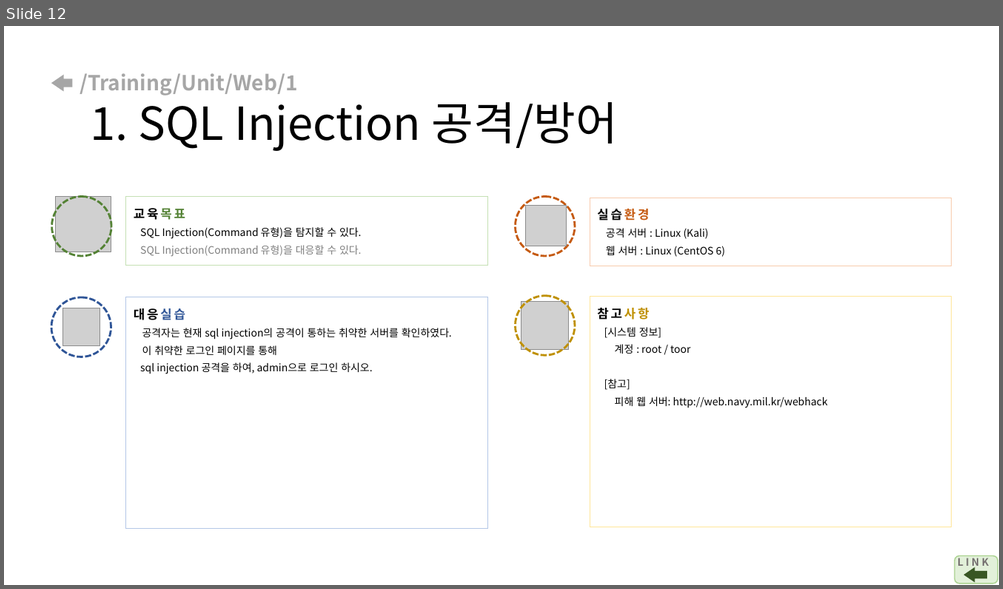
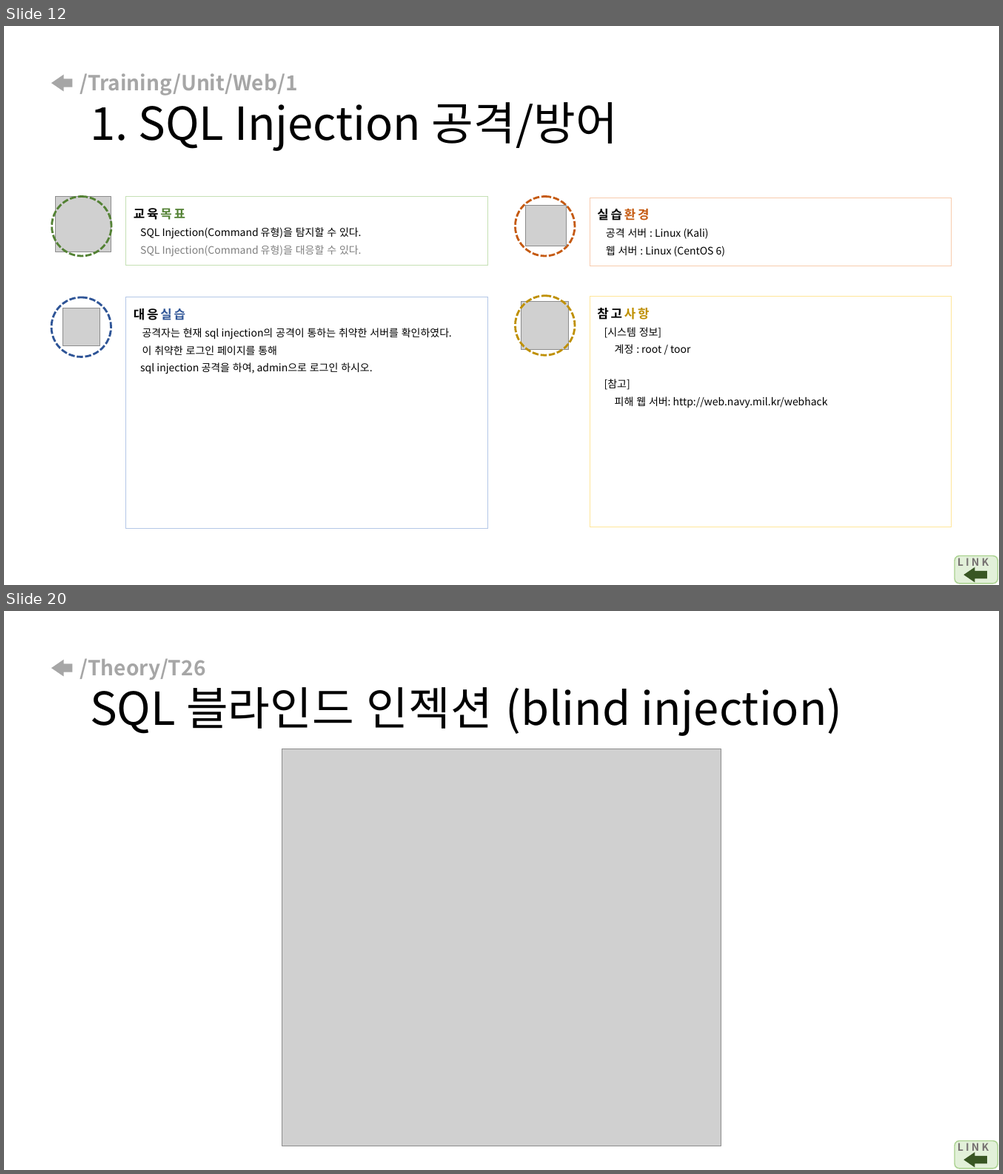
Before and after one commit to arizona95/CyberTraining, a slide deck: Lecture/student_before_class_ppt/국방사이버보안_수업전_5강.pptx. Shown one above the other, each under a label of ours: slide 12 before the commit, slides 12 and 20 after it; the slides between them are not shown. The pictures are 1003x589 and 1003x1174 pixels, drawn with LibreOffice and Linux fonts; fonts in the diff are those of the drawing; grey boxes stand for pictures. Boxes give left, top, right and bottom in pixels: in the first picture for what was removed or moved away, otherwise in the second. Text is boxed around its words. In the diff, an @@ line names an element or a change of style, - is before the commit and + after.

```diff
--- a/Lecture/student_before_class_ppt/국방사이버보안_수업전_5강.pptx
+++ b/Lecture/student_before_class_ppt/국방사이버보안_수업전_5강.pptx
@@ slide 20 added at bbox=[4, 611, 999, 1170], background #FFFFFF @@
@@ right arrow added at bbox=[51, 660, 72, 677], fill #A6A6A6 @@
@@ title added at bbox=[79, 658, 842, 736], 44 pt, text #000000 @@
+/Theory/T26
+SQL 블라인드 인젝션 (blind injection)
@@ picture added at bbox=[282, 749, 721, 1146] @@
@@ rounded rectangle added at bbox=[955, 1142, 998, 1169], fill #E2F0D9, outline #A9D18E 1 pt @@
@@ text added at bbox=[957, 1142, 989, 1155], 10 pt, text #767171, bold @@
+L I N K
@@ right arrow added at bbox=[964, 1153, 987, 1167], fill #385723 @@
```
Also in this commit, not shown: 10 other slides added, 2 other files.
